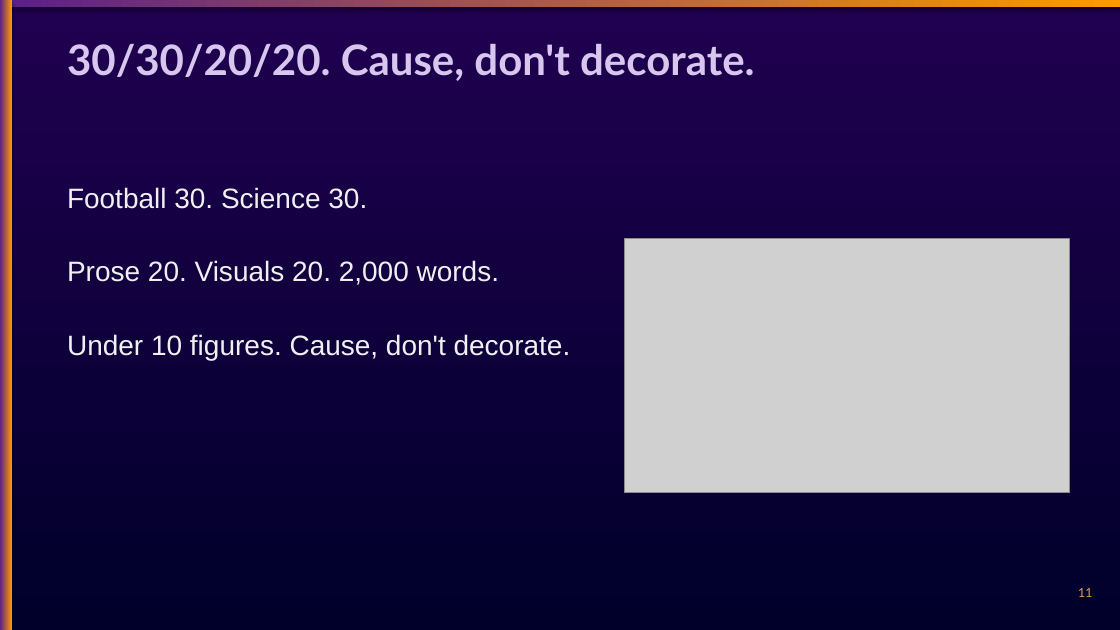
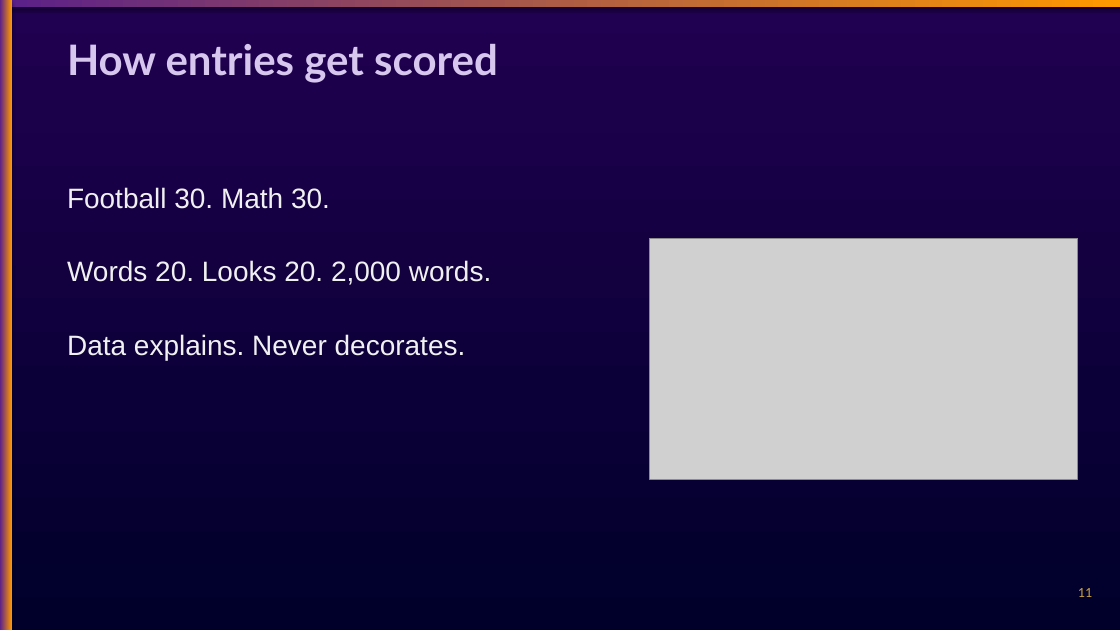
Before and after one commit to chasko-labs/nfl-big-data-bowl-2027, a slide deck: slide 11 of deck/unified.pptx. Drawn at 1120x630 pixels with LibreOffice and Linux fonts; fonts in the diff are those of the drawing; grey boxes stand for pictures. Boxes give left, top, right and bottom in pixels: in the first picture for what was removed or moved away, otherwise in the second. Text is boxed around its words. In the diff, an @@ line names an element or a change of style, - is before the commit and + after.

Commit message:
deck: plain-words rewrite all 17, collision-free layout

```diff
--- a/deck/unified.pptx
+++ b/deck/unified.pptx
@@ text at <box>67,44,498,83</box>: text changed @@
-30/30/20/20. Cause, don't decorate.
+How entries get scored
@@ text at <box>67,187,491,360</box>: text changed @@
-Football 30. Science 30.
-Prose 20. Visuals 20. 2,000 words.
-Under 10 figures. Cause, don't decorate.
+Football 30. Math 30.
+Words 20. Looks 20. 2,000 words.
+Data explains. Never decorates.
@@ picture: place and size @@
-picture at <box>624,239,1070,493</box>
+picture at <box>649,239,1078,480</box>
```
Also in this commit, not shown: 6 other slides changed, 9 slides added, 9 slides removed.
